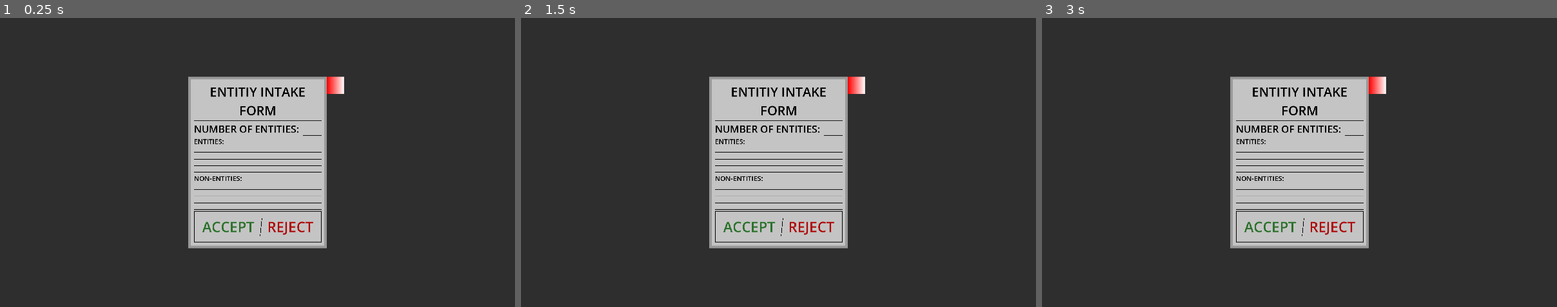
Above: before the commit, frames 1-3 (left to right).
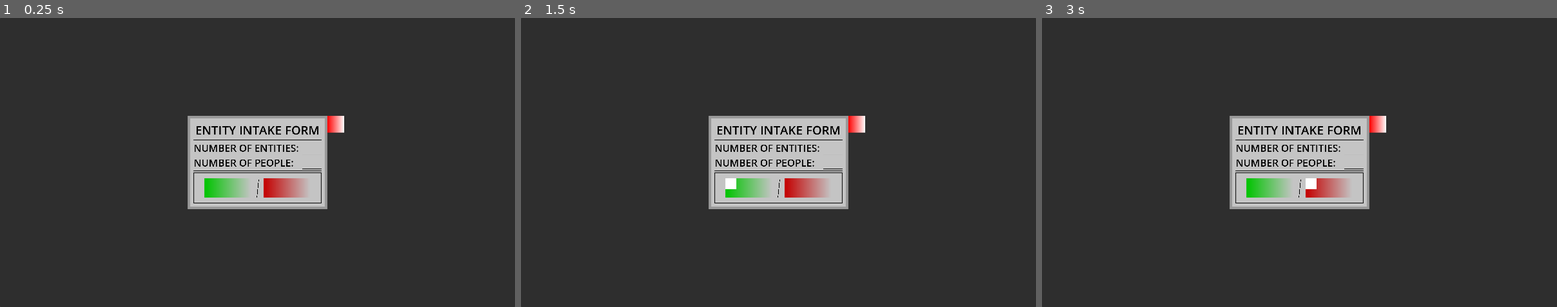
Above: after the commit, the same moments.

Repository: Blulow/brackeysjam
Game: Godot game, scene res://scenes/popup_ui/paper_popup.tscn
The game is run twice, just before and just after one commit, with the same random seed, the same clock (stepped at 60 frames per second) and the same inputs. This scene is started directly instead of the project's main scene.
Inputs (mouse positions are in pixels of both pictures, inside the frame that each line leads up to):
- Up to frame 1 (0.25 s): no input
- Up to frame 2 (1.5 s): click (809, 188) at 0.52 s; click (747, 188) at 1.27 s
- Up to frame 3 (3 s): click (1268, 188) at 2.02 s; click (1330, 188) at 2.77 s

The runs differ from the first frame. In frame 1, 11% of the frame differs, in the area x 36-67%, y 20-80%; in frame 2, 11%; in frame 3, 11%.
Error after the commit: Invalid access to property or key 'concluded' on a base object of type 'Nil'. (res://scripts/popup_ui/entity_intake_form.gd:23)

Commit message:
add: entity intake form functionality and game conclusion

Diff:
--- a/scenes/popup_ui/paper_popup.tscn
+++ b/scenes/popup_ui/paper_popup.tscn
@@ -1,6 +1,7 @@
 [gd_scene format=3 uid="uid://cawt112f72j2j"]
 
 [ext_resource type="PackedScene" uid="uid://bul24ekiahunx" path="res://scenes/popup_ui/ui/popup_overlay.tscn" id="1_1o16k"]
+[ext_resource type="Script" uid="uid://cxvoga8trt63q" path="res://scripts/popup_ui/entity_intake_form.gd" id="1_bl03r"]
 [ext_resource type="PackedScene" uid="uid://dqp20ijshb2ac" path="res://scenes/popup_ui/ui/close_button.tscn" id="2_bl03r"]
 
 [sub_resource type="StyleBoxFlat" id="StyleBoxFlat_tef5t"]
@@ -46,6 +47,22 @@
 border_width_bottom = 2
 border_color = Color(0, 0, 0, 1)
 
+[sub_resource type="Gradient" id="Gradient_bl03r"]
+colors = PackedColorArray(0, 1, 0, 1, 1, 1, 1, 1)
+
+[sub_resource type="GradientTexture2D" id="GradientTexture2D_7en8x"]
+gradient = SubResource("Gradient_bl03r")
+width = 173
+height = 72
+
+[sub_resource type="Gradient" id="Gradient_gqu7n"]
+colors = PackedColorArray(1, 0, 0, 1, 1, 1, 1, 1)
+
+[sub_resource type="GradientTexture2D" id="GradientTexture2D_37gce"]
+gradient = SubResource("Gradient_gqu7n")
+width = 173
+height = 72
+
 [node name="PaperPopup" type="Control" unique_id=1802960549 groups=["popup"]]
 layout_mode = 3
 anchors_preset = 15
@@ -53,6 +70,7 @@
 anchor_bottom = 1.0
 grow_horizontal = 2
 grow_vertical = 2
+script = ExtResource("1_bl03r")
 
 [node name="PopupOverlay" parent="." unique_id=1070462315 instance=ExtResource("1_1o16k")]
 layout_mode = 0
@@ -79,11 +97,18 @@
 grow_vertical = 2
 
 [node name="PanelContainer" type="PanelContainer" parent="UI" unique_id=1237385849]
-layout_mode = 0
-offset_left = -239.0
-offset_top = -300.0
-offset_right = 279.0
-offset_bottom = 340.0
+layout_mode = 1
+anchors_preset = 8
+anchor_left = 0.5
+anchor_top = 0.5
+anchor_right = 0.5
+anchor_bottom = 0.5
+offset_left = -260.0
+offset_top = -175.0
+offset_right = 260.0
+offset_bottom = 175.0
+grow_horizontal = 2
+grow_vertical = 2
 theme_override_styles/panel = SubResource("StyleBoxFlat_tef5t")
 
 [node name="TextureRect" type="TextureRect" parent="UI/PanelContainer" unique_id=1098372172]
@@ -93,8 +118,8 @@
 
 [node name="MarginContainer" type="MarginContainer" parent="UI/PanelContainer/TextureRect" unique_id=793368463]
 layout_mode = 0
-offset_right = 498.0
-offset_bottom = 620.0
+offset_right = 500.0
+offset_bottom = 330.0
 theme_override_constants/margin_left = 12
 theme_override_constants/margin_top = 12
 theme_override_constants/margin_right = 12
@@ -106,9 +131,8 @@
 [node name="Label" type="Label" parent="UI/PanelContainer/TextureRect/MarginContainer/VBoxContainer" unique_id=1686001424]
 layout_mode = 2
 theme_override_colors/font_color = Color(0, 0, 0, 1)
-theme_override_font_sizes/font_size = 48
-text = "ENTITIY INTAKE
-FORM"
+theme_override_font_sizes/font_size = 45
+text = "ENTITY INTAKE FORM"
 horizontal_alignment = 1
 
 [node name="ColorRect" type="ColorRect" parent="UI/PanelContainer/TextureRect/MarginContainer/VBoxContainer" unique_id=1423085506]
@@ -121,6 +145,7 @@
 
 [node name="Label2" type="Label" parent="UI/PanelContainer/TextureRect/MarginContainer/VBoxContainer/HBoxContainer" unique_id=3172618]
 layout_mode = 2
+size_flags_horizontal = 3
 theme_override_colors/font_color = Color(0, 0, 0, 1)
 theme_override_font_sizes/font_size = 37
 text = "NUMBER OF ENTITIES: "
@@ -132,59 +157,22 @@
 theme_override_styles/normal = SubResource("StyleBoxFlat_1o16k")
 theme_override_styles/focus = SubResource("StyleBoxFlat_7en8x")
 
-[node name="Label3" type="Label" parent="UI/PanelContainer/TextureRect/MarginContainer/VBoxContainer" unique_id=2044380600]
-layout_mode = 2
-theme_override_colors/font_color = Color(0, 0, 0, 1)
-theme_override_font_sizes/font_size = 25
-text = "ENTITIES:"
-
-[node name="ColorRect2" type="ColorRect" parent="UI/PanelContainer/TextureRect/MarginContainer/VBoxContainer" unique_id=519628321]
-custom_minimum_size = Vector2(0, 2)
-layout_mode = 2
-size_flags_vertical = 10
-color = Color(0, 0, 0, 1)
-
-[node name="ColorRect3" type="ColorRect" parent="UI/PanelContainer/TextureRect/MarginContainer/VBoxContainer" unique_id=1876558971]
-custom_minimum_size = Vector2(0, 2)
-layout_mode = 2
-size_flags_vertical = 10
-color = Color(0, 0, 0, 1)
-
-[node name="ColorRect6" type="ColorRect" parent="UI/PanelContainer/TextureRect/MarginContainer/VBoxContainer" unique_id=1982192624]
-custom_minimum_size = Vector2(0, 2)
-layout_mode = 2
-size_flags_vertical = 10
-color = Color(0, 0, 0, 1)
-
-[node name="ColorRect8" type="ColorRect" parent="UI/PanelContainer/TextureRect/MarginContainer/VBoxContainer" unique_id=959565624]
-custom_minimum_size = Vector2(0, 2)
-layout_mode = 2
-size_flags_vertical = 10
-color = Color(0, 0, 0, 1)
-
-[node name="Label4" type="Label" parent="UI/PanelContainer/TextureRect/MarginContainer/VBoxContainer" unique_id=707582979]
-layout_mode = 2
-theme_override_colors/font_color = Color(0, 0, 0, 1)
-theme_override_font_sizes/font_size = 25
-text = "NON-ENTITIES:"
-
-[node name="ColorRect4" type="ColorRect" parent="UI/PanelContainer/TextureRect/MarginContainer/VBoxContainer" unique_id=70073210]
-custom_minimum_size = Vector2(0, 2)
-layout_mode = 2
-size_flags_vertical = 10
-color = Color(0, 0, 0, 1)
-
-[node name="ColorRect5" type="ColorRect" parent="UI/PanelContainer/TextureRect/MarginContainer/VBoxContainer" unique_id=788196709]
-custom_minimum_size = Vector2(0, 2)
-layout_mode = 2
-size_flags_vertical = 10
-color = Color(0, 0, 0, 1)
-
-[node name="ColorRect7" type="ColorRect" parent="UI/PanelContainer/TextureRect/MarginContainer/VBoxContainer" unique_id=1874273325]
-custom_minimum_size = Vector2(0, 2)
-layout_mode = 2
-size_flags_vertical = 10
-color = Color(0, 0, 0, 1)
+[node name="HBoxContainer2" type="HBoxContainer" parent="UI/PanelContainer/TextureRect/MarginContainer/VBoxContainer" unique_id=1711507892]
+layout_mode = 2
+
+[node name="Label2" type="Label" parent="UI/PanelContainer/TextureRect/MarginContainer/VBoxContainer/HBoxContainer2" unique_id=1385835564]
+layout_mode = 2
+size_flags_horizontal = 3
+theme_override_colors/font_color = Color(0, 0, 0, 1)
+theme_override_font_sizes/font_size = 37
+text = "NUMBER OF PEOPLE: "
+
+[node name="LineEdit" type="LineEdit" parent="UI/PanelContainer/TextureRect/MarginContainer/VBoxContainer/HBoxContainer2" unique_id=706398105]
+layout_mode = 2
+theme_override_colors/font_color = Color(0, 0, 0, 1)
+theme_override_colors/caret_color = Color(0.26171875, 0.26171875, 0.26171875, 1)
+theme_override_styles/normal = SubResource("StyleBoxFlat_1o16k")
+theme_override_styles/focus = SubResource("StyleBoxFlat_7en8x")
 
 [node name="ColorRect9" type="ColorRect" parent="UI/PanelContainer/TextureRect/MarginContainer/VBoxContainer" unique_id=595801993]
 custom_minimum_size = Vector2(0, 2)
@@ -208,11 +196,9 @@
 theme_override_constants/separation = 17
 alignment = 1
 
-[node name="Label" type="Label" parent="UI/PanelContainer/TextureRect/MarginContainer/VBoxContainer/PanelContainer/MarginContainer/HBoxContainer" unique_id=1522307574]
-layout_mode = 2
-theme_override_colors/font_color = Color(0.21533203, 0.57421875, 0.21533203, 1)
-theme_override_font_sizes/font_size = 53
-text = "ACCEPT"
+[node name="TextureButton" type="TextureButton" parent="UI/PanelContainer/TextureRect/MarginContainer/VBoxContainer/PanelContainer/MarginContainer/HBoxContainer" unique_id=83728889]
+layout_mode = 2
+texture_normal = SubResource("GradientTexture2D_7en8x")
 
 [node name="Control" type="Control" parent="UI/PanelContainer/TextureRect/MarginContainer/VBoxContainer/PanelContainer/MarginContainer/HBoxContainer" unique_id=2046049222]
 custom_minimum_size = Vector2(14.755, 0)
@@ -229,15 +215,21 @@
 size_flags_vertical = 10
 color = Color(0, 0, 0, 1)
 
-[node name="Label2" type="Label" parent="UI/PanelContainer/TextureRect/MarginContainer/VBoxContainer/PanelContainer/MarginContainer/HBoxContainer" unique_id=1477133103]
-layout_mode = 2
-theme_override_colors/font_color = Color(0.890625, 0.03479004, 0.03479004, 1)
-theme_override_font_sizes/font_size = 53
-text = "REJECT"
+[node name="TextureButton2" type="TextureButton" parent="UI/PanelContainer/TextureRect/MarginContainer/VBoxContainer/PanelContainer/MarginContainer/HBoxContainer" unique_id=1989386841]
+layout_mode = 2
+texture_normal = SubResource("GradientTexture2D_37gce")
 
 [node name="CloseButton" parent="UI" unique_id=1617579724 instance=ExtResource("2_bl03r")]
 layout_mode = 0
-offset_left = 279.0
-offset_top = -300.0
-offset_right = 343.0
-offset_bottom = -236.0
+offset_left = 280.0
+offset_top = -155.0
+offset_right = 344.0
+offset_bottom = -91.0
+
+[node name="Indicator" type="ColorRect" parent="UI" unique_id=1790492604]
+layout_mode = 0
+offset_right = 40.0
+offset_bottom = 40.0
+
+[connection signal="pressed" from="UI/PanelContainer/TextureRect/MarginContainer/VBoxContainer/PanelContainer/MarginContainer/HBoxContainer/TextureButton" to="." method="_on_accept_pressed"]
+[connection signal="pressed" from="UI/PanelContainer/TextureRect/MarginContainer/VBoxContainer/PanelContainer/MarginContainer/HBoxContainer/TextureButton2" to="." method="_on_reject_pressed"]
--- a/scripts/managers/round_manager.gd
+++ b/scripts/managers/round_manager.gd
@@ -17,6 +17,7 @@
 signal round_stay
 signal round_end
 signal round_done
+signal concluded(conc: bool)
 
 func _ready() -> void:
 	GameManager.round_manager = self
--- a/scripts/objects/paper.gd
+++ b/scripts/objects/paper.gd
@@ -1,11 +1,15 @@
 extends Node2D
 
 @onready var buttons: Control = $Buttons
+@onready var give_btn: TextureButton = $Buttons/HBoxContainer/Give
 
 var button_show: bool = false
 
 func _ready() -> void:
+	GameManager.round_manager.concluded.connect(_on_concluded)
 	buttons.scale = Vector2.ZERO
+	give_btn.mouse_filter = Control.MOUSE_FILTER_IGNORE
+	give_btn.modulate = Color(Color.WHITE, 0.5)
 
 func _on_clicked() -> void:
 	if button_show: hide_buttons()
@@ -32,3 +36,8 @@
 	await hide_buttons()
 	GameManager.round_manager.end_current_round()
 	queue_free()
+
+func _on_concluded(conc: bool) -> void:
+	if conc:
+		give_btn.mouse_filter = Control.MOUSE_FILTER_STOP
+		give_btn.modulate = Color.WHITE
--- /dev/null
+++ b/scripts/popup_ui/entity_intake_form.gd
@@ -0,0 +1,23 @@
+extends Control
+
+@onready var entity_count_input: LineEdit = $UI/PanelContainer/TextureRect/MarginContainer/VBoxContainer/HBoxContainer/LineEdit
+@onready var people_count_input: LineEdit = $UI/PanelContainer/TextureRect/MarginContainer/VBoxContainer/HBoxContainer2/LineEdit
+@onready var indicator: ColorRect = $UI/Indicator
+@onready var accept_btn: TextureButton = $UI/PanelContainer/TextureRect/MarginContainer/VBoxContainer/PanelContainer/MarginContainer/HBoxContainer/TextureButton
+@onready var reject_btn: TextureButton = $UI/PanelContainer/TextureRect/MarginContainer/VBoxContainer/PanelContainer/MarginContainer/HBoxContainer/TextureButton2
+
+enum Conc { ACCEPT, REJECT }
+var conc: int = -1
+
+func _ready() -> void:
+	indicator.visible = false
+
+func _on_accept_pressed() -> void:
+	indicator.visible = true
+	indicator.global_position = accept_btn.global_position
+	GameManager.round_manager.concluded.emit(true)
+
+func _on_reject_pressed() -> void:
+	indicator.visible = true
+	indicator.global_position = reject_btn.global_position
+	GameManager.round_manager.concluded.emit(true)
Not shown, added: scripts/popup_ui/entity_intake_form.gd.uid
